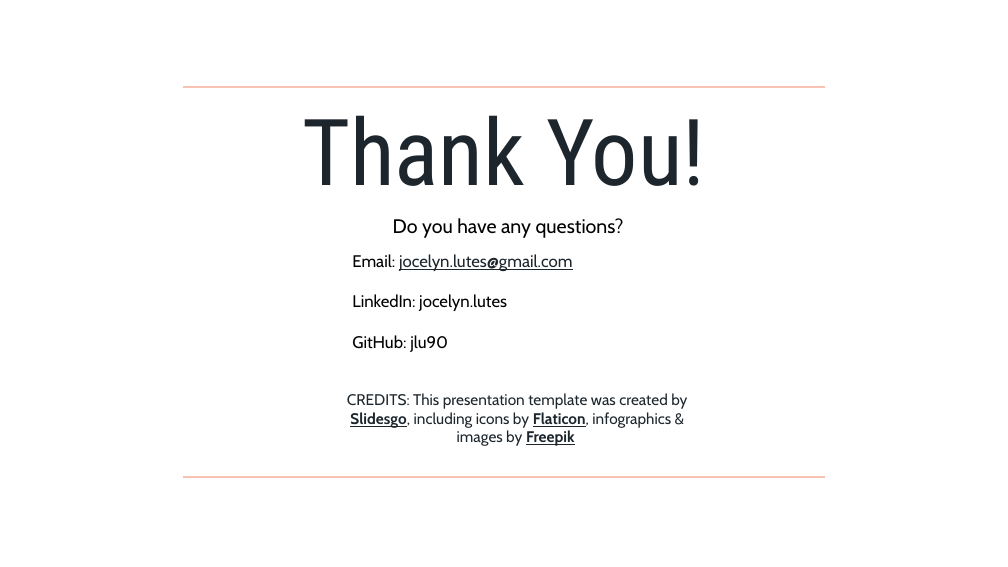
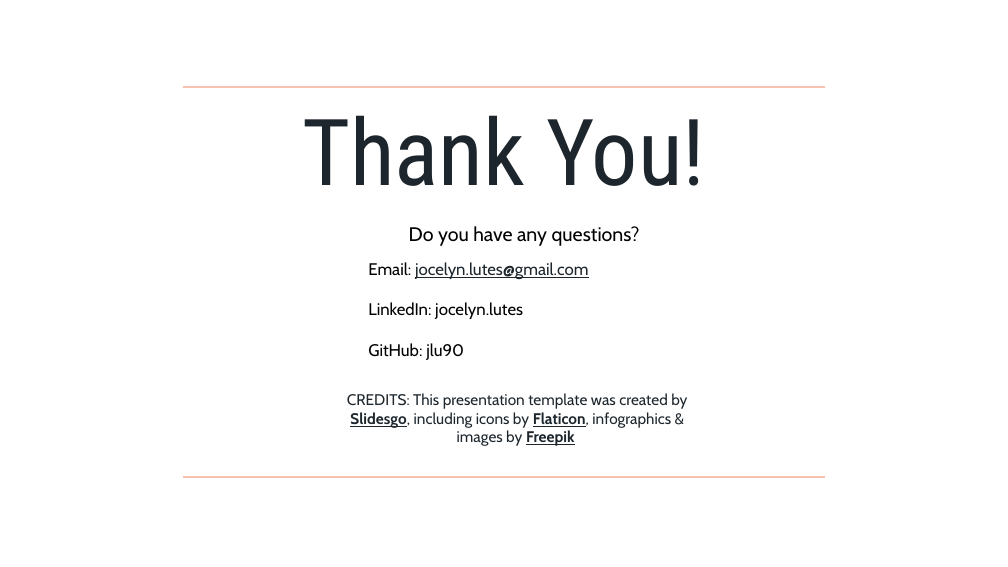
Before and after one commit to jlu90/Identifying-Womens-Health-Concerns, a slide deck: slide 16 of presentation/Lutes_Capstone_Presentation.pptx (slide 17 before the commit). Drawn at 1008x567 pixels with LibreOffice and Linux fonts; fonts in the diff are those of the drawing; background and template pictures are left out. Boxes give left, top, right and bottom in pixels: in the first picture for what was removed or moved away, otherwise in the second. Text is boxed around its words. In the diff, an @@ line names an element or a change of style, - is before the commit and + after.

```diff
--- a/presentation/Lutes_Capstone_Presentation.pptx
+++ b/presentation/Lutes_Capstone_Presentation.pptx
@@ text "Do you have any questions?": place and size @@
-text "Do you have any questions?" at box(352, 218, 624, 352)
+text "Do you have any questions?" at box(368, 226, 640, 360)
```
Also in this commit, not shown: 1 other slide changed, 1 slide removed, 1 other file.
